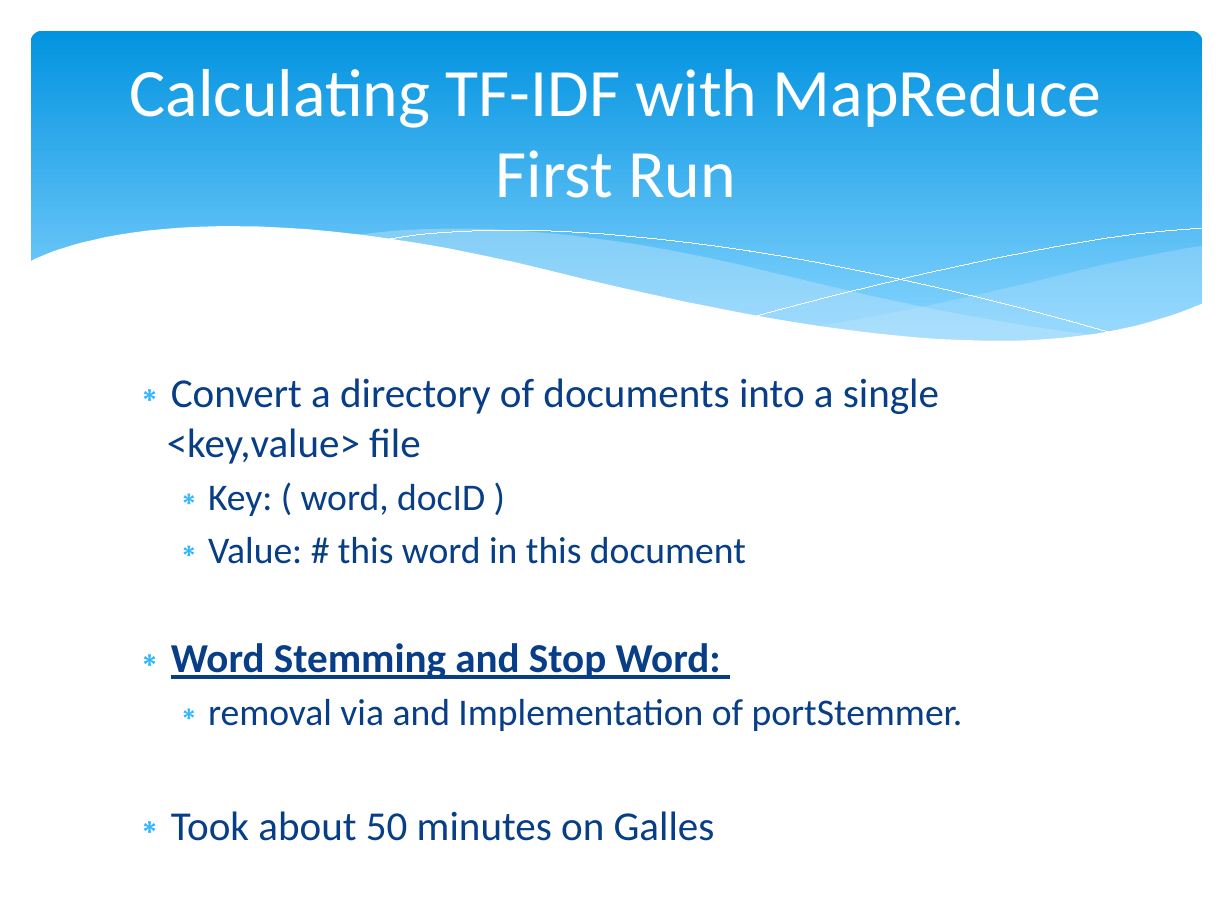
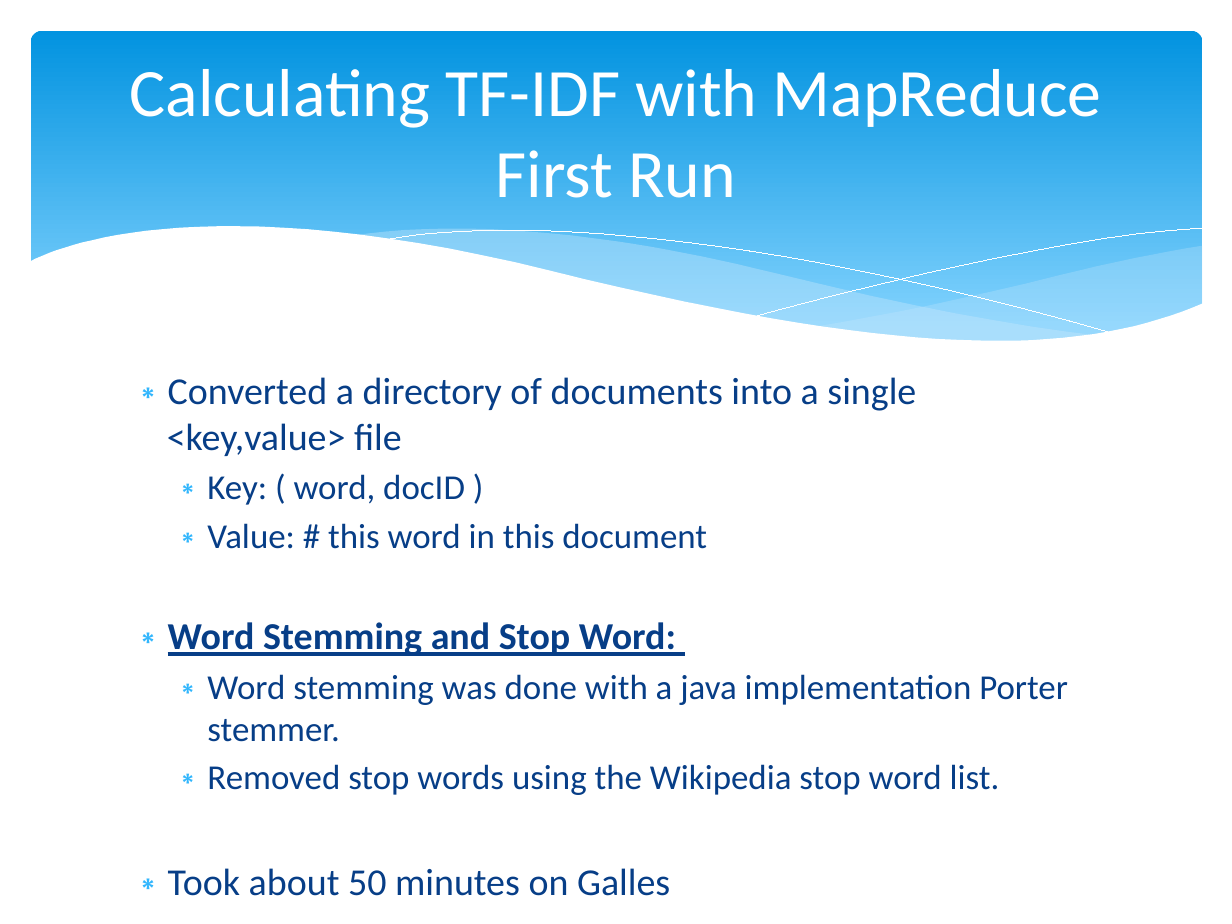
Before and after one commit to Mletter1/Challenge1, a slide deck: slide 5 of Presentation.pptx. Drawn at 1232x924 pixels with LibreOffice and Linux fonts; fonts in the diff are those of the drawing. Boxes give left, top, right and bottom in pixels: in the first picture for what was removed or moved away, otherwise in the second. Text is boxed around its words. In the diff, an @@ line names an element or a change of style, - is before the commit and + after.

Commit message:
final

```diff
--- a/Presentation.pptx
+++ b/Presentation.pptx
@@ text at bbox=[167, 377, 916, 456]: text changed; size 24 to 22.2 pt @@
-∗ Convert a directory of documents into a single <key,value> file
+∗ Converted a directory of documents into a single <key,value> file
@@ text at bbox=[168, 474, 707, 896]: size 22 to 20.4 pt in "Key: ( word, docID )", "Value: # this word in this document"; size 24 to 22.2 pt in "Word Stemming and Stop Word:", "Took about 50 minutes on Galles" @@
@@ text at bbox=[207, 674, 1068, 795]: text changed; size 22 to 20.4 pt @@
-  ∗ removal via and Implementation of portStemmer.
+  ∗ Word stemming was done with a java implementation Porter stemmer.
+  ∗ Removed stop words using the Wikipedia stop word list.
```
Also in this commit, not shown: 8 other slides changed, 2 slides added, 2 slides removed.
